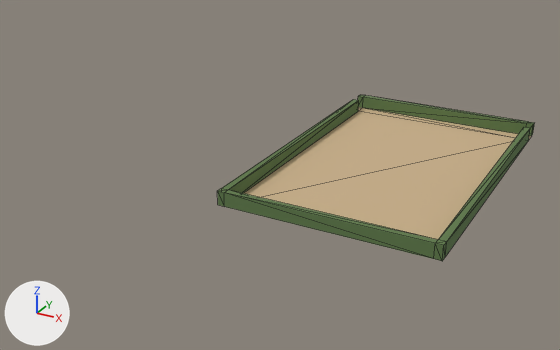
Two versions of the glTF model assets/models/districts/real/urbanisation.glb, one commit apart.
Before and after are seen from a 50 mm camera at (20.7, -121.5, 44.0) aimed at (-31.5, -26.5, -3.5). Lighting does not change. The marker at lower left points along +X, +Y and +Z. The picture after the commit comes second. Mesh edges are drawn as thin lines. Objects named as collision shapes, trigger or cutter boxes, shadow casters or lower levels of detail are left out. Where no turn or scale is listed for an object, it has been applied to the vertices. Vertices at exactly the same position are counted once.

Names of what the first picture shows: 'Urbanisation'.
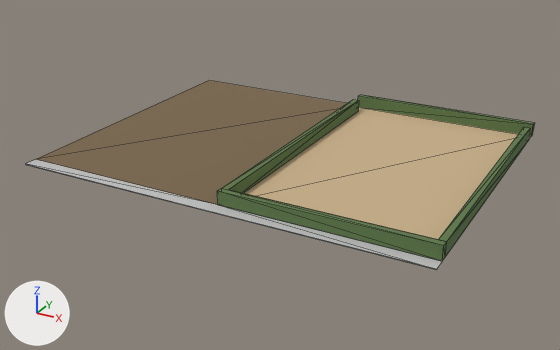
Diff of the bpy script that builds the scene:
```diff
--- a/assets/models/districts/real/urbanisation.glb.py
+++ b/assets/models/districts/real/urbanisation.glb.py
@@ mat_sidewalk @@
+mat_sidewalk = principled_material('Sidewalk')
+mat_sidewalk.base_color = (0.521, 0.521, 0.521)  # light grey #bfbfbf
+mat_sidewalk.roughness = 1.0
@@ mat_poor @@
+mat_poor = principled_material('Poor')
+mat_poor.base_color = (0.195, 0.136, 0.0723)  # brown #7a674c
+mat_poor.roughness = 1.0
@@ me_plane_001 @@
 # used by ob_urbanisation; location = (0.0, 0.0, 0.0)
-me_plane_001.from_pydata(...)  # 40 vertices, 64 faces; spans x -30.0..0.0, y -46.0..0.0, z 0.1..2.1
-me_plane_001.materials.append(mat_terrain)  # beige #c9b08a
+me_plane_001.from_pydata(...)  # 28 vertices, 38 faces; spans x -30.0..0.0, y -46.0..0.0, z 0.1..2.1
+# me_plane_001 part 1
+# 12 vertices are removed from x -29.0..-1.0, y -46.0..0.0, z 0.1..2.1
+# 40 faces are deleted
+# 14 new faces join them
 me_plane_001.materials.append(mat_hedge)
@@ me_plane @@
+me_plane.from_pydata([(15.0, -22.0, 0.1), (15.0, 24.0, 0.1), (-15.0, -22.0, 0.1), (-15.0, 24.0, 0.1), (-47.0, -22.0, 0.1), (-47.0, 24.0, 0.1), (-47.0, -24.0, 0.1), (15.0, -24.0, 0.1), (-47.0, -24.0, 0.0), (15.0, -24.0, 0.0)], [], [(2, 0, 1), (2, 1, 3), (4, 2, 3), (4, 3, 5), (7, 0, 2), (2, 4, 6), (2, 6, 7), (7, 6, 8), (7, 8, 9)])
+for i in [2, 3]: me_plane.polygons[i].material_index = 1
+for i in [*range(4, 9)]: me_plane.polygons[i].material_index = 2
+me_plane.materials.append(mat_terrain)  # beige #c9b08a
+me_plane.materials.append(mat_poor)  # brown #7a674c
+me_plane.materials.append(mat_sidewalk)  # light grey #bfbfbf
@@ ob_plane @@
+ob_plane = bpy.data.objects.new('Plane', me_plane)
+ob_plane.location = (-15.0, -24.0, 0.0)
```

Boxes [x1, y1, x2, y2] around the edits, measured in the pictures (560 x 350 px):
'Plane', added
    after: [26, 80, 531, 270]
    faces in mat_terrain (beige #c9b08a): [244, 107, 531, 240]
    faces in mat_poor (brown #7a674c): [36, 80, 347, 205]
    faces in mat_sidewalk (light grey #bfbfbf): [26, 159, 442, 270]
part 1 of me_plane_001, reshaped
    both: [217, 95, 534, 261]
